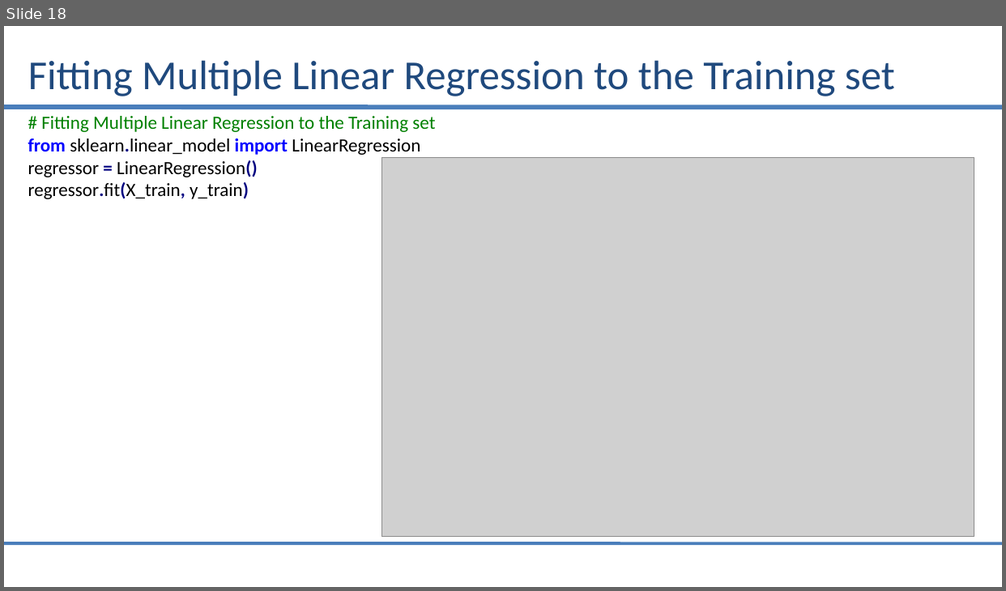
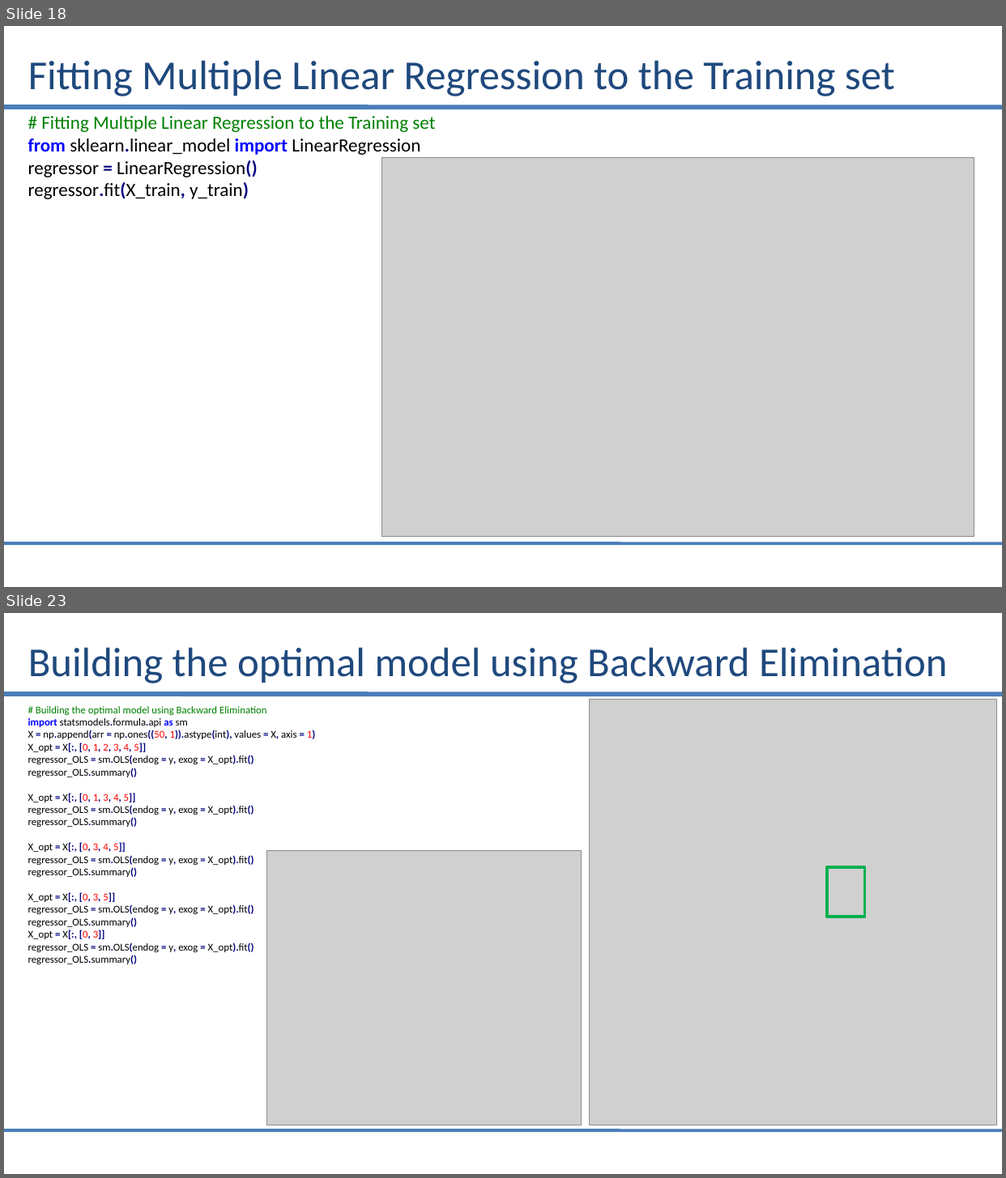
Before and after one commit to saiprasad94/DataSciencePython, a slide deck: Multiple_Linear_Regression/Multiple_linear_Regression.pptx. Shown one above the other, each under a label of ours: slide 18 before the commit, slides 18 and 23 after it; the slides between them are not shown. The pictures are 1006x591 and 1006x1178 pixels, drawn with LibreOffice and Linux fonts; fonts in the diff are those of the drawing; grey boxes stand for pictures. Boxes give left, top, right and bottom in pixels: in the first picture for what was removed or moved away, otherwise in the second. Text is boxed around its words. In the diff, an @@ line names an element or a change of style, - is before the commit and + after.

```diff
--- a/Multiple_Linear_Regression/Multiple_linear_Regression.pptx
+++ b/Multiple_Linear_Regression/Multiple_linear_Regression.pptx
@@ slide 23 added at [4, 613, 1002, 1174], background #FFFFFF; not listed: 2 template elements that a slide beside it also shows @@
@@ title added at [28, 647, 948, 683], 39.6 pt, text #1F497D @@
+Building the optimal model using Backward Elimination
@@ text added at [28, 706, 315, 965], 10 pt, text #000000 @@
+# Building the optimal model using Backward Elimination
+import statsmodels.formula.api as sm
+X = np.append(arr = np.ones((50, 1)).astype(int), values = X, axis = 1)
+X_opt = X[:, [0, 1, 2, 3, 4, 5]]
+regressor_OLS = sm.OLS(endog = y, exog = X_opt).fit()
+regressor_OLS.summary()
+X_opt = X[:, [0, 1, 3, 4, 5]]
+regressor_OLS = sm.OLS(endog = y, exog = X_opt).fit()
+regressor_OLS.summary()
+X_opt = X[:, [0, 3, 4, 5]]
+regressor_OLS = sm.OLS(endog = y, exog = X_opt).fit()
+regressor_OLS.summary()
+X_opt = X[:, [0, 3, 5]]
+regressor_OLS = sm.OLS(endog = y, exog = X_opt).fit()
+regressor_OLS.summary()
+X_opt = X[:, [0, 3]]
+regressor_OLS = sm.OLS(endog = y, exog = X_opt).fit()
+regressor_OLS.summary()
@@ picture added at [590, 699, 997, 1125] @@
@@ picture added at [266, 850, 582, 1125] @@
@@ rectangle added at [828, 867, 865, 917], outline #00B050 3 pt @@
```
Also in this commit, not shown: 2 slides changed, 2 other slides added, 1 other file.
